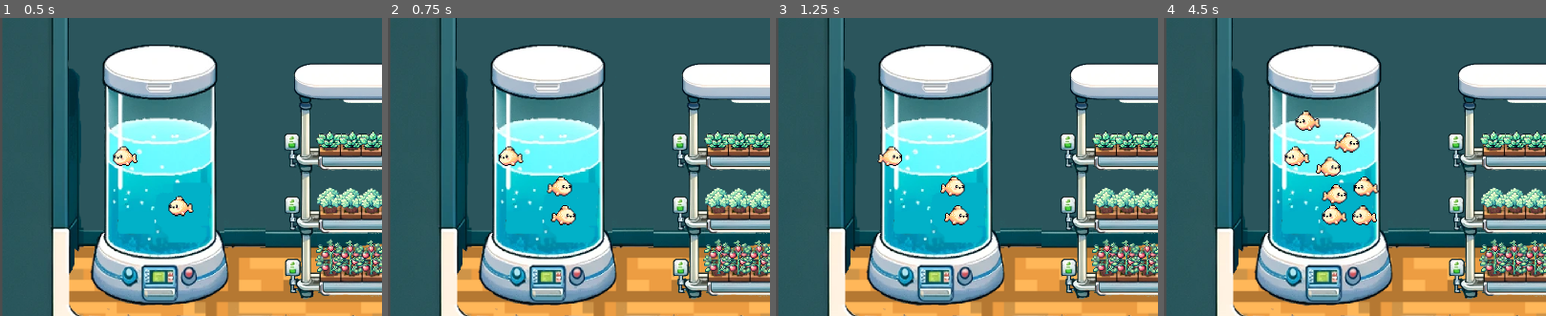
Above: before the commit, frames 1-4 (left to right).
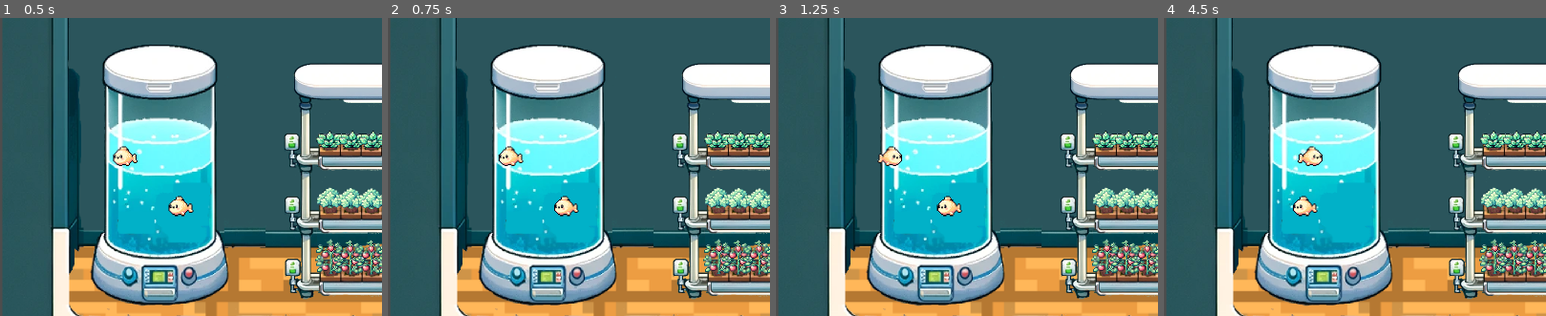
Above: after the commit, the same moments.

Repository: IkramKo/vertigrow
Game: Godot game, scene res://levels/farm.tscn
The game is run twice, just before and just after one commit, with the same random seed, the same clock (stepped at 60 frames per second) and the same inputs.
Inputs (mouse positions are % of the whole screen's width and height, from its top left):
- Up to frame 1 (0.5 s): no input
- Up to frame 2 (0.75 s): move the mouse to (72, 45) at 0.52 s; click (72, 45) at 0.67 s
- Up to frame 3 (1.25 s): no input
- Up to frame 4 (4.5 s): move the mouse to (30, 55) at 1.27 s; click (30, 55) at 1.42 s; move the mouse to (60, 28) at 2.02 s; click (60, 28) at 2.17 s; move the mouse to (45, 70) at 2.77 s; click (45, 70) at 2.92 s; move the mouse to (80, 65) at 3.52 s; click (80, 65) at 3.67 s; move the mouse to (20, 35) at 4.27 s; click (20, 35) at 4.42 s
The pictures show only the part of the screen within x 0-50%, y 35-84%; the shares and areas given below are measured in that part.

Frame 1 is identical in both runs. In frame 2, 0.8% of the frame differs, in the area x 41-50%, y 53-70%; in frame 3, 0.8%; in frame 4, 3.0%, in the area x 31-57%, y 31-70%.

Commit message:
Fixed click bug

Diff:
--- a/game/objects_characters/fish_bag.gd
+++ b/game/objects_characters/fish_bag.gd
@@ -8,6 +8,7 @@
 var farm = Node
 var tank = Node
 
+# BOUNDS NEED TO BE MOVED TO TANK EVENTUALLY THIS SUCKS
 # Bounds
 const RIGHT_BOUND_X = 125
 const LEFT_BOUND_X = 75
@@ -23,13 +24,19 @@
 		print("Failed to load scene at path: ", FISH_SCENE_PATH)
 		return
 
+#func _input(event):
+	#if event is InputEventMouseButton and event.pressed and event.button_index == BUTTON_LEFT:
+		#if is_mouse_within_bounds():
+			#load_fish()
+
 func _input(event):
-	if event is InputEventMouseButton and event.pressed:
-		load_fish()
+	if event is InputEventMouseButton and event.pressed and event.button_index == MOUSE_BUTTON_LEFT:
+		if self.get_child(0).get_child(0).get_rect().has_point(to_local(event.position)):
+			load_fish()
 
 func load_fish():
 	# Instantiate the new fish scene
-	var new_fish = self.fish_scene.instantiate()
+	var new_fish = fish_scene.instantiate()
 
 	# Set the position of the new instance to a random position within bounds
 	new_fish.position = Vector2(randf_range(LEFT_BOUND_X, RIGHT_BOUND_X), randf_range(TOP_BOUND_Y, BOTTOM_BOUND_Y))
Not shown: 1 places in game/levels/farm.tscn that only renumber resources
Not shown: 1 places in game/objects_characters/fish_bag.tscn that only renumber resources
